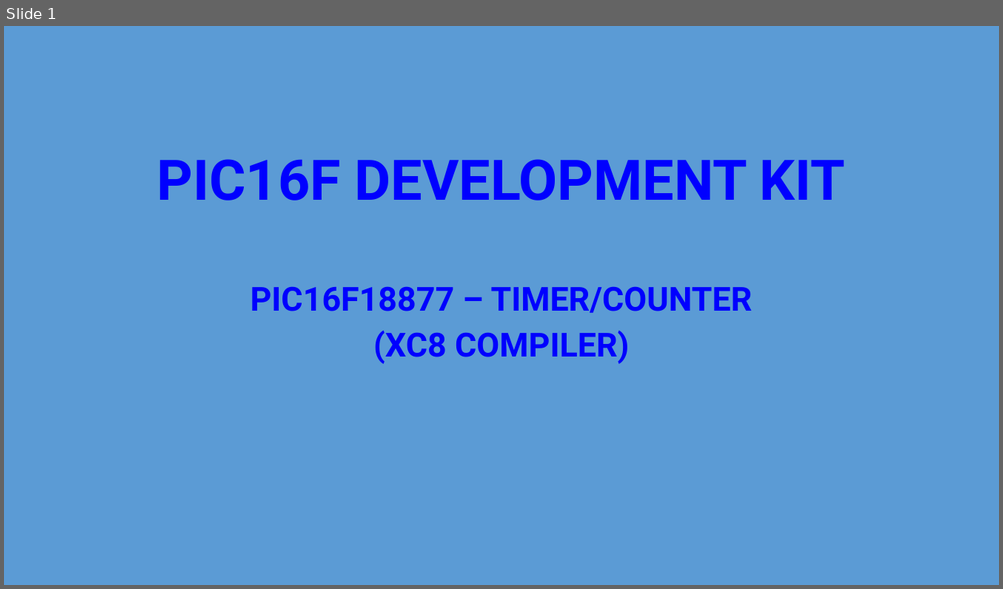
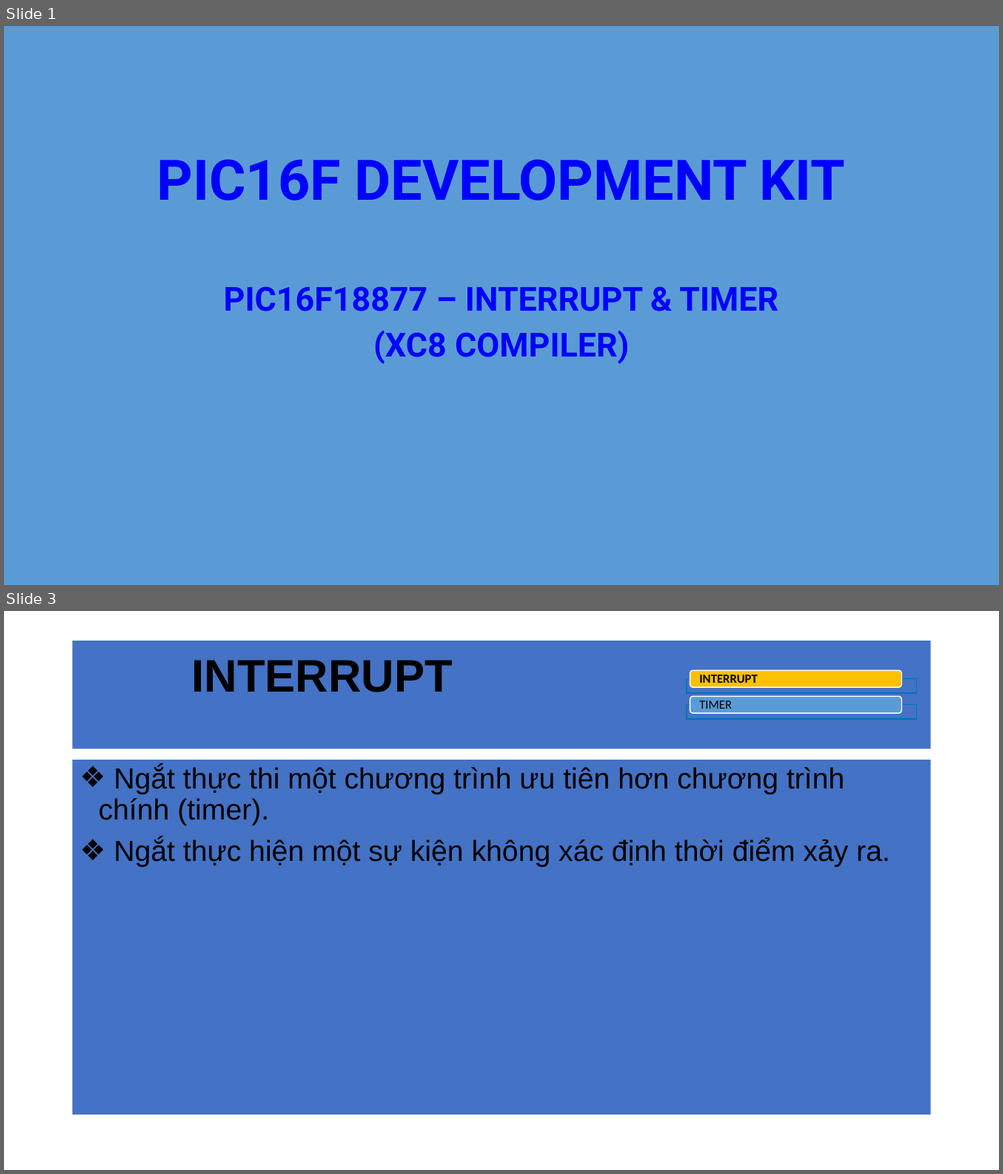
Before and after one commit to sampidevkit/PIC16FDevKit, a slide deck: TUT/B03_Timer/Timer.pptx. Shown one above the other, each under a label of ours: slide 1 before the commit, slides 1 and 3 after it; the slides between them are not shown. The pictures are 1003x589 and 1003x1174 pixels, drawn with LibreOffice and Linux fonts; fonts in the diff are those of the drawing; grey boxes stand for pictures; background and template pictures are left out. Boxes give left, top, right and bottom in pixels: in the first picture for what was removed or moved away, otherwise in the second. Text is boxed around its words. In the diff, an @@ line names an element or a change of style, - is before the commit and + after.

Commit message:
Present 2: Timer - update 2

```diff
--- a/TUT/B03_Timer/Timer.pptx
+++ b/TUT/B03_Timer/Timer.pptx
@@ slide 3 added at box(4, 611, 999, 1170), background #FFFFFF @@
@@ title added at box(73, 641, 930, 749), fill #4472C4, 44 pt, text #000000, bold @@
+INTERRUPT
@@ group added at box(687, 671, 916, 719): 2 rectangles, 2 freeform shapes @@
+INTERRUPT
+TIMER
@@ text added at box(73, 760, 930, 1116), fill #4472C4, 28 pt, text #000000 @@
+❖ Ngắt thực thi một chương trình ưu tiên hơn chương trình chính (timer).
+❖ Ngắt thực hiện một sự kiện không xác định thời điểm xảy ra.
@@ slide 1 changed as well @@
@@ subtitle at box(224, 286, 778, 312): text changed @@
-PIC16F18877 – TIMER/COUNTER
+PIC16F18877 – INTERRUPT & TIMER
```
Also in this commit, not shown: 1 other slide changed, 5 other slides added, 9 slides removed, 11 other files.
